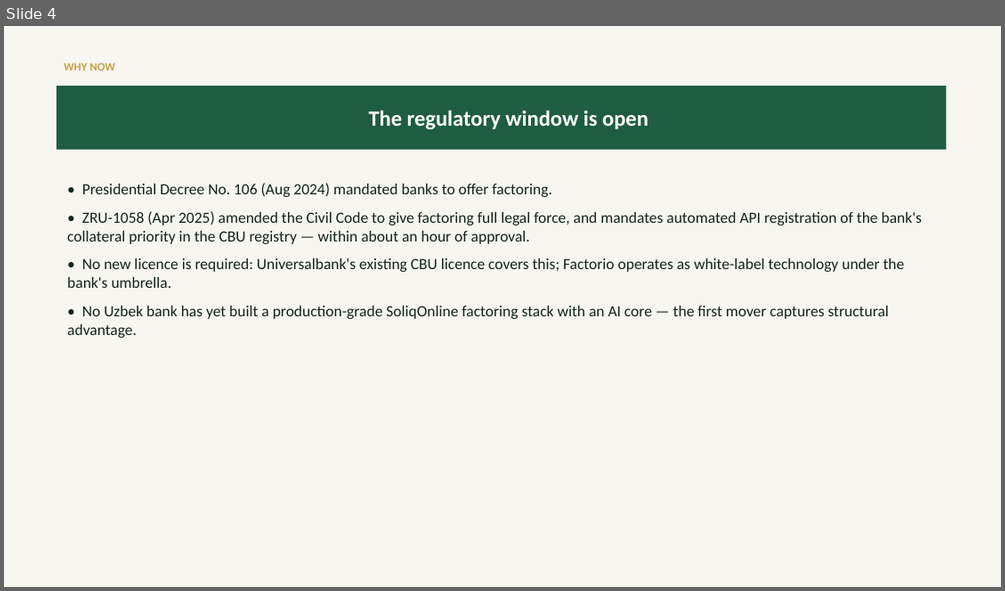
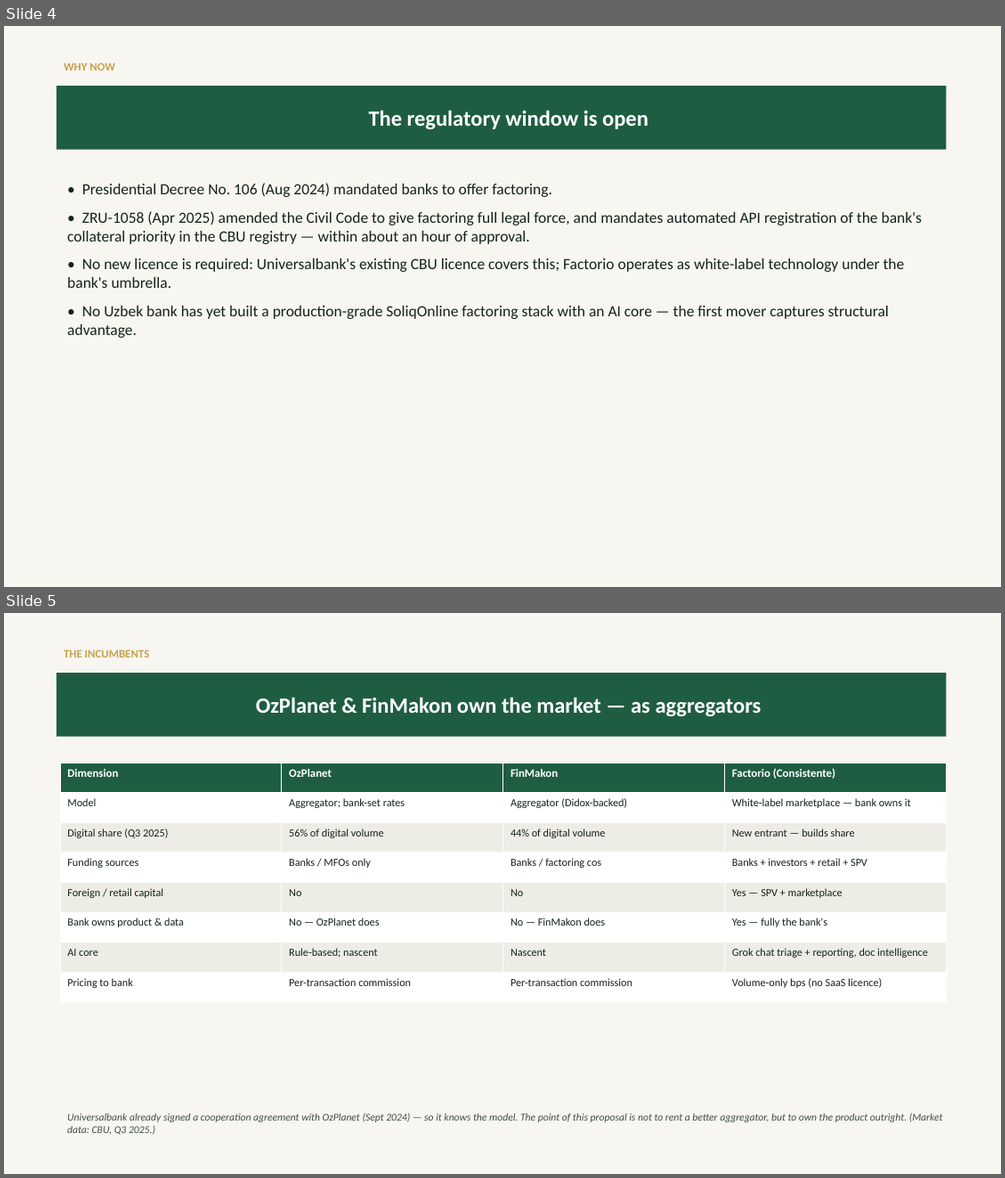
Before and after one commit to predictivelabsai/factorio, a slide deck: docs/universalbank_consistente_proposal_en.pptx. Shown one above the other, each under a label of ours: slide 4 before the commit, slides 4 and 5 after it. The pictures are 1005x591 and 1005x1178 pixels, drawn with LibreOffice and Linux fonts; fonts in the diff are those of the drawing. Boxes give left, top, right and bottom in pixels: in the first picture for what was removed or moved away, otherwise in the second. Text is boxed around its words. In the diff, an @@ line names an element or a change of style, - is before the commit and + after.

```diff
--- a/docs/universalbank_consistente_proposal_en.pptx
+++ b/docs/universalbank_consistente_proposal_en.pptx
@@ slide 5 added at [4,613,1001,1174], background #FFFFFF @@
@@ rectangle added at [4,613,1001,1174], fill #F7F6F1 @@
@@ text added at [64,649,150,657], 11 pt, text #C8A24B, bold @@
+THE INCUMBENTS
@@ rectangle added at [57,673,947,737], fill #1F5D43, 21 pt, text #FFFFFF, bold @@
+OzPlanet & FinMakon own the market — as aggregators
@@ table added at [60,763,946,1002], 8 rows, 4 columns @@
+Dimension | OzPlanet | FinMakon | Factorio (Consistente)
+Model | Aggregator; bank-set rates | Aggregator (Didox-backed) | White-label marketplace — bank owns it
+Digital share (Q3 2025) | 56% of digital volume | 44% of digital volume | New entrant — builds share
+Funding sources | Banks / MFOs only | Banks / factoring cos | Banks + investors + retail + SPV
+Foreign / retail capital | No | No | Yes — SPV + marketplace
+Bank owns product & data | No — OzPlanet does | No — FinMakon does | Yes — fully the bank's
+AI core | Rule-based; nascent | Nascent | Grok chat triage + reporting, doc intelligence
+Pricing to bank | Per-transaction commission | Per-transaction commission | Volume-only bps (no SaaS licence)
@@ text added at [67,1112,943,1135], 10 pt, text #415046, italic @@
+Universalbank already signed a cooperation agreement with OzPlanet (Sept 2024) — so it knows the model. The point of this proposal is not to rent a better aggregator, but to own the product outright. (Market data: CBU, Q3 2025.)
```
Also in this commit, not shown: 3 slides changed, 6 other slides added, 1 slide removed, 33 other files.
